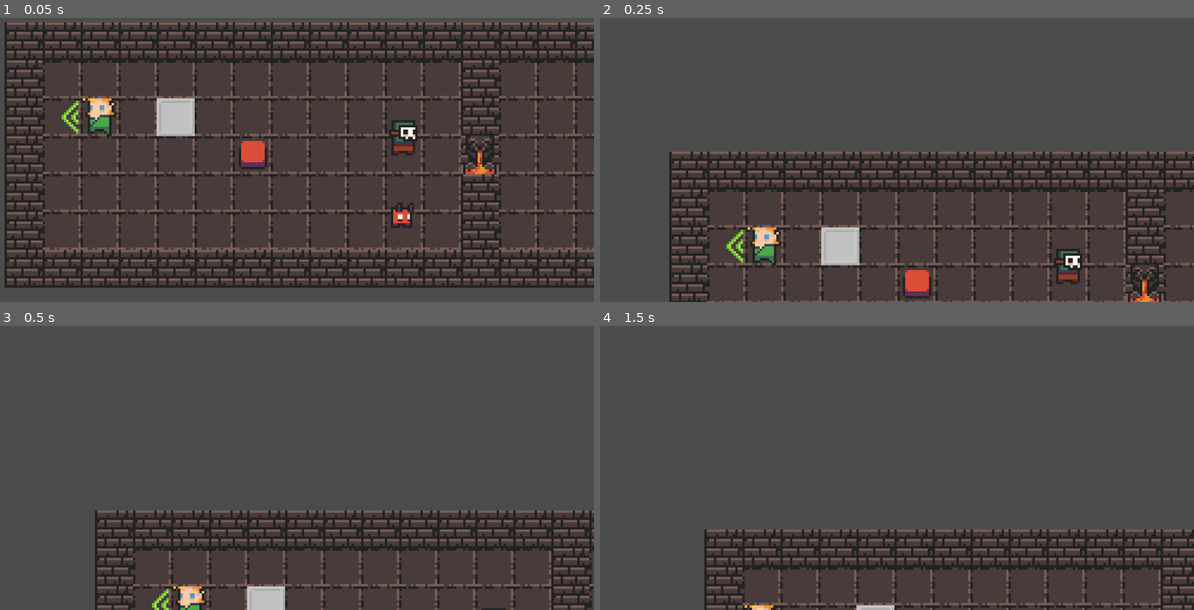
Above: before the commit, frames 1-4 (two rows, left to right).
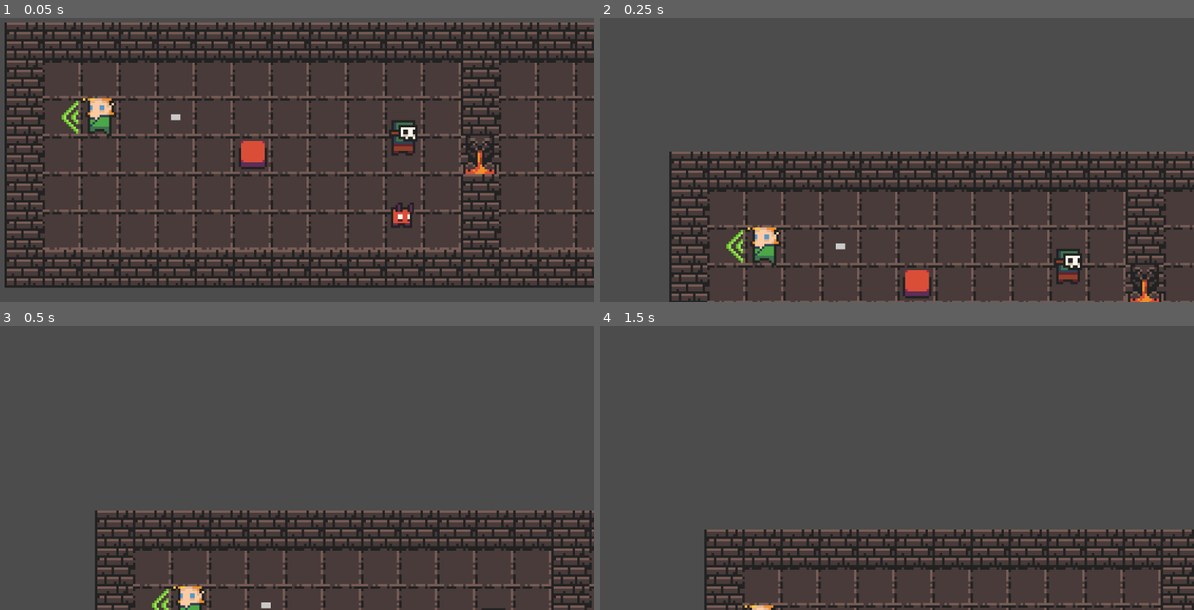
Above: after the commit, the same moments.

Repository: epicfarmer/gmtk2023
Game: Godot game, scene res://test.tscn
Same seed, same stepped clock (60 frames per second), same inputs: the game is played once before the commit and once after it.
Inputs (mouse positions are in pixels of both pictures, inside the frame that each line leads up to):
- Up to frame 1 (0.05 s): no input
- Up to frame 2 (0.25 s): no input
- Up to frame 3 (0.5 s): no input
- Up to frame 4 (1.5 s): tap Enter at 0.5 s; move the mouse to (1021, 414) at 0.52 s; hold Right (right) 0.53-1.28 s; click (1021, 414) at 0.67 s; move the mouse to (766, 450) at 1.27 s; hold Down (down) from 1.28 s (still down)

The runs differ from the first frame. In frame 1, 0.8% of the frame differs, in the area x 26-33%, y 28-42%; in frame 2, 0.8%; in frame 3, 0.5%; in frame 4, 0.1%.
Error in both runs: Attempt to call function 'hide' in base 'null instance' on a null instance. (res://scripts/monster.gd:43)

Commit message:
pit sprite change

Diff:
--- a/Pit.tscn
+++ b/Pit.tscn
@@ -19,9 +19,9 @@
 
 [node name="Sprite" type="Sprite" parent="."]
 texture = ExtResource( 1 )
-hframes = 8
-vframes = 5
-frame = 16
+hframes = 32
+vframes = 32
+frame = 294
 
 [node name="Hitbox" type="Area2D" parent="."]
 scale = Vector2( 0.9, 0.9 )
